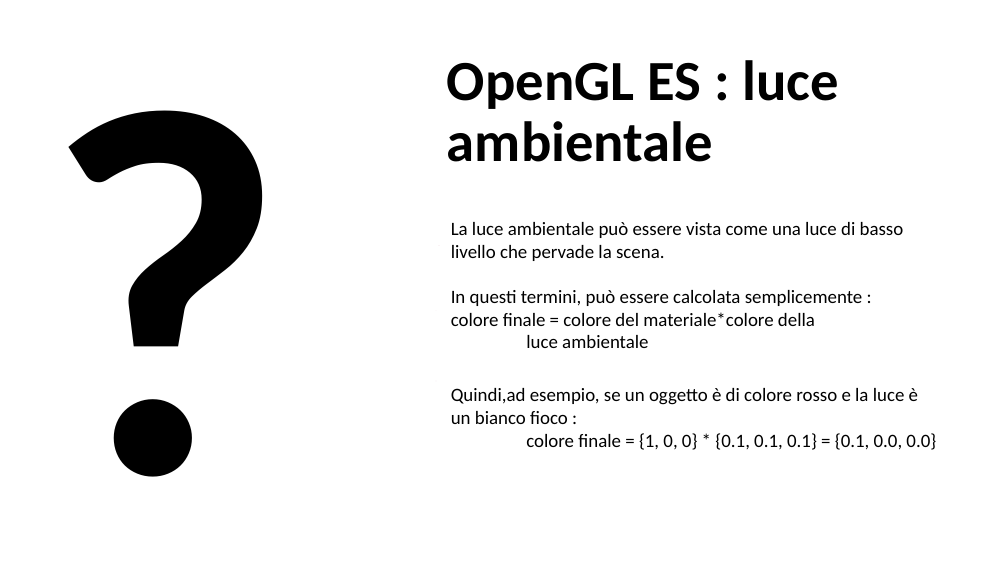
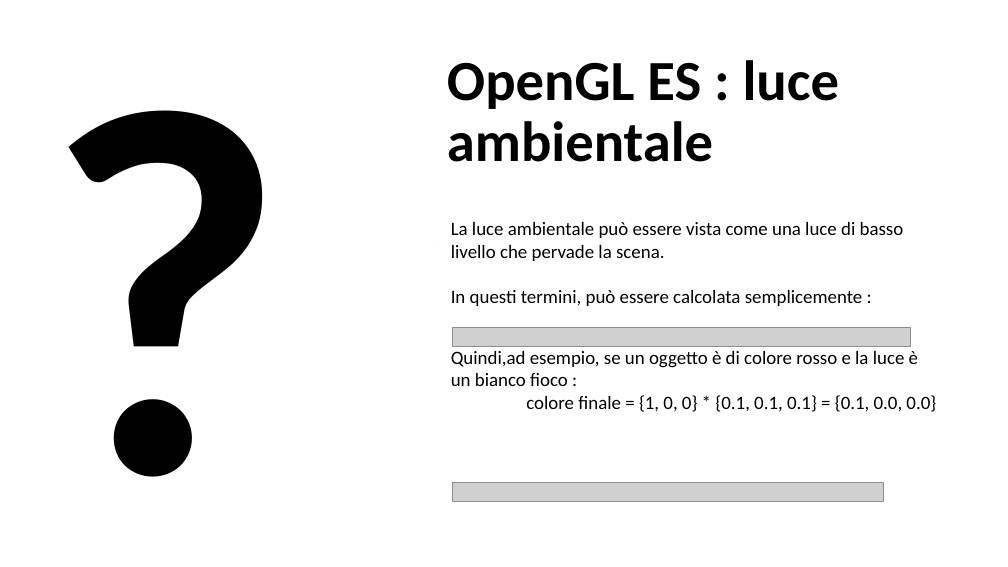
Before and after one commit to AntonioDOrazio/MobileProgramming_OpenGL, a slide deck: slide 46 of Materiale/BozzaOpenGL.pptx. Drawn at 1008x567 pixels with LibreOffice and Linux fonts; fonts in the diff are those of the drawing; grey boxes stand for pictures. Boxes give left, top, right and bottom in pixels: in the first picture for what was removed or moved away, otherwise in the second. Text is boxed around its words. In the diff, an @@ line names an element or a change of style, - is before the commit and + after.

```diff
--- a/Materiale/BozzaOpenGL.pptx
+++ b/Materiale/BozzaOpenGL.pptx
@@ free "La luce ambientale può essere ...": place and size @@
-free "La luce ambientale può essere ..." at [443,213,947,546]
+free "La luce ambientale può essere ..." at [443,213,947,533]
@@ text in free at [451,290,863,306]: text changed @@
-In questi termini, può essere calcolata semplicemente : colore finale = colore del materiale*colore della
-luce ambientale
+In questi termini, può essere calcolata semplicemente :
@@ picture added at [453,327,910,346] @@
@@ picture added at [453,482,884,501] @@
```
Also in this commit, not shown: 2 other slides changed.
